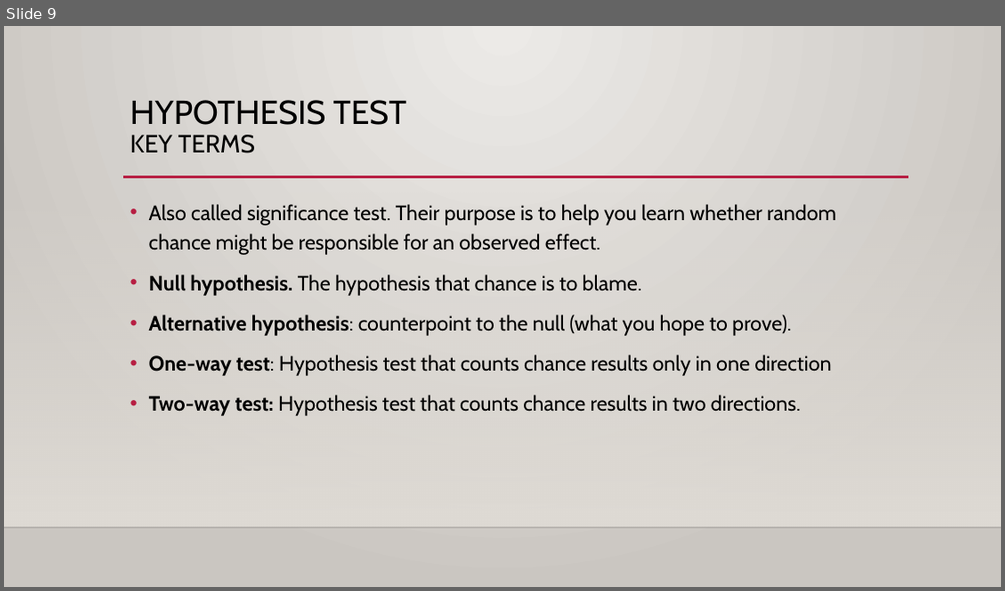
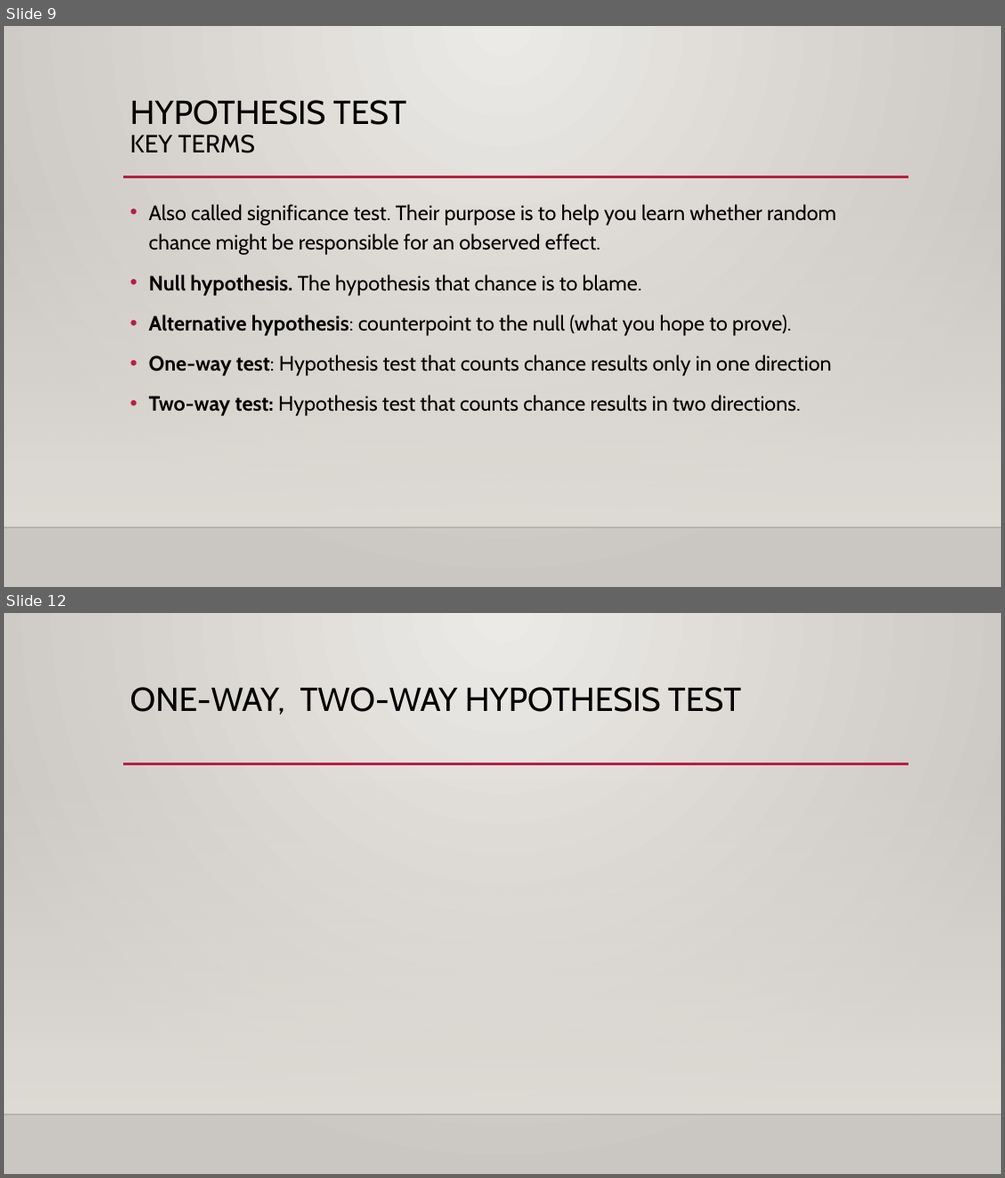
Before and after one commit to AdolfoCastilloC/StatisticsForDS, a slide deck: ppt/Practical Statistics for Data science_Chapter3.pptx. Shown one above the other, each under a label of ours: slide 9 before the commit, slides 9 and 12 after it; the slides between them are not shown. The pictures are 1005x591 and 1005x1178 pixels, drawn with LibreOffice and Linux fonts; fonts in the diff are those of the drawing; grey boxes stand for pictures; background and template pictures are left out. Boxes give left, top, right and bottom in pixels: in the first picture for what was removed or moved away, otherwise in the second. Text is boxed around its words. In the diff, an @@ line names an element or a change of style, - is before the commit and + after.

```diff
--- a/ppt/Practical Statistics for Data science_Chapter3.pptx
+++ b/ppt/Practical Statistics for Data science_Chapter3.pptx
@@ slide 12 added at box(4, 613, 1001, 1174), background gradient #ECEAE7 to #CAC7C1; not listed: 3 template elements that a slide beside it also shows @@
@@ title added at box(130, 687, 741, 714), 32 pt, text #000000 @@
+ONE-WAY, TWO-WAY HYPOTHESIS TEST
```
Also in this commit, not shown: 2 slides changed, 7 other slides added, 1 slide removed.
